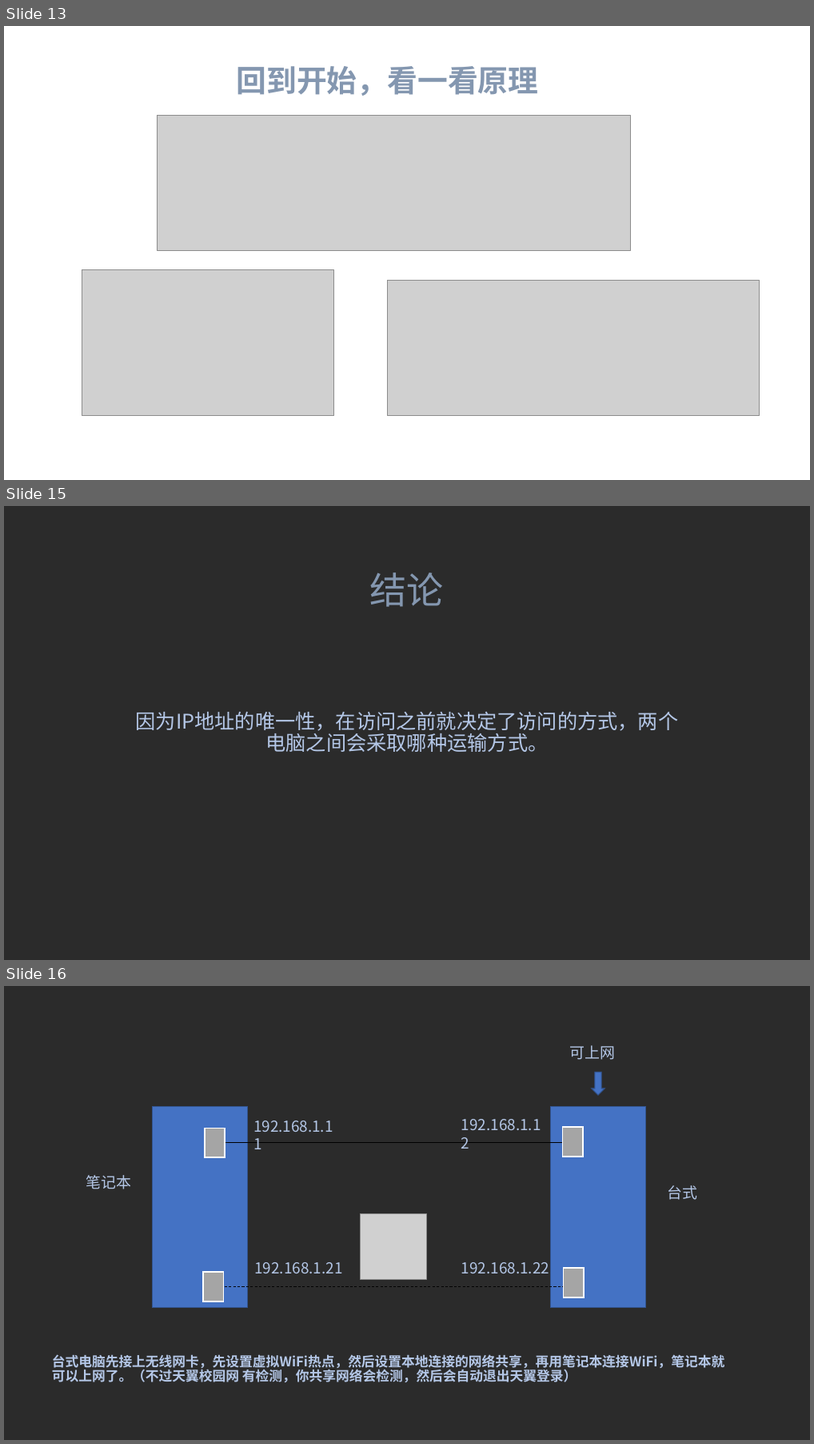
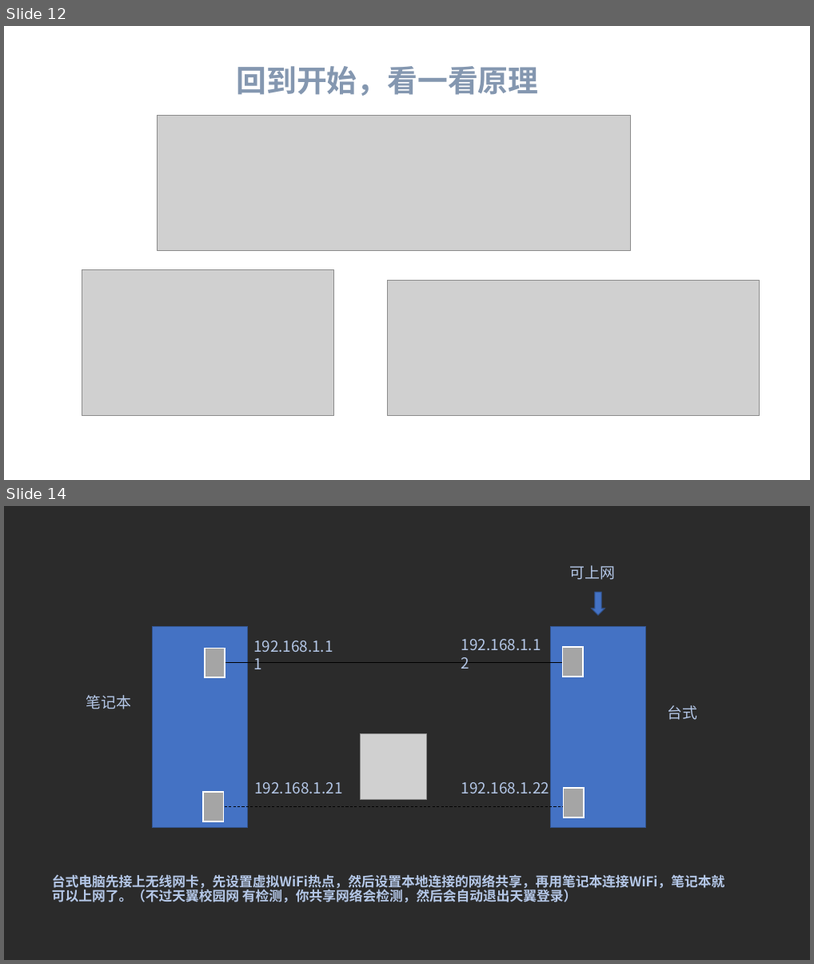
Before and after one commit to lhl1/lhl1.github.io, a slide deck: other/204实验.pptx. Shown one above the other, each under a label of ours: slides 13, 15 and 16 before the commit, slides 12 and 14 after it; the slides between them are not shown. The pictures are 814x1444 and 814x964 pixels, drawn with LibreOffice and Linux fonts; fonts in the diff are those of the drawing; grey boxes stand for pictures; background and template pictures are left out; a plain dark background stands for a picture behind light text. Boxes give left, top, right and bottom in pixels: in the first picture for what was removed or moved away, otherwise in the second. Text is boxed around its words. In the diff, an @@ line names an element or a change of style, - is before the commit and + after.

```diff
--- a/other/204实验.pptx
+++ b/other/204实验.pptx
@@ slide 15 removed at box(4, 506, 810, 960), background picture (left out) @@
@@ text removed at box(370, 572, 444, 607) @@
-结论
@@ title removed at box(136, 712, 679, 752) @@
-因为IP地址的唯一性，在访问之前就决定了访问的方式，两个电脑之间会采取哪种运输方式。
@@ what was slide 13 is now slide 12 @@
@@ what was slide 16 is now slide 14 @@
```
Also in this commit, not shown: 2 slides changed, 1 other slide removed, 39 other files.
